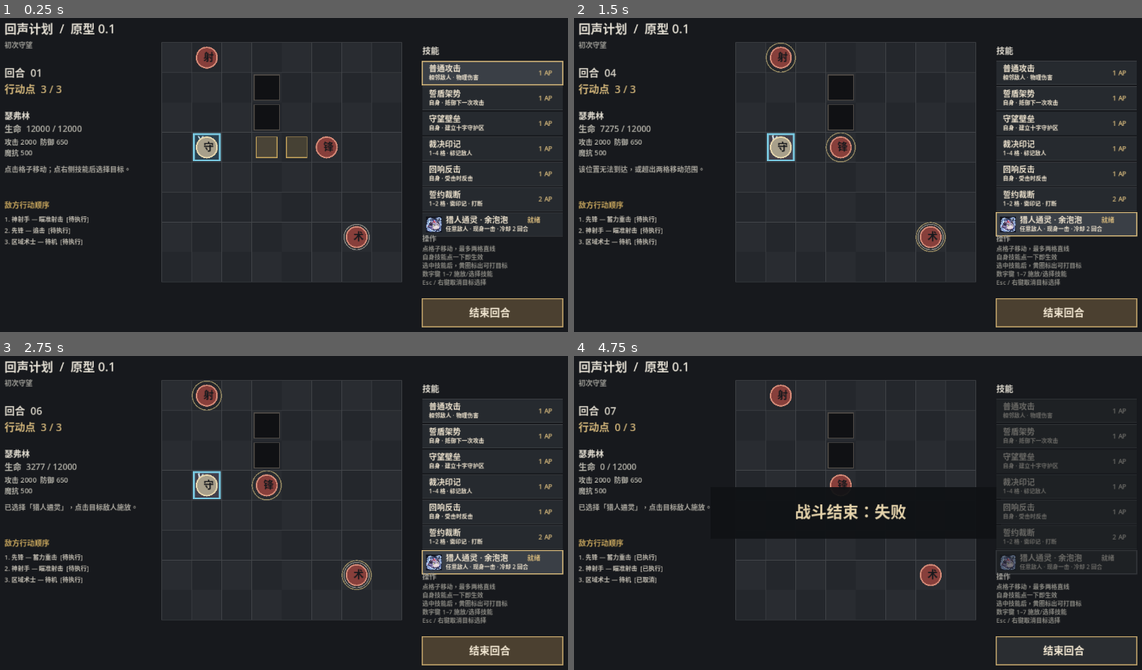
Above: before the commit, frames 1-4 (two rows, left to right).
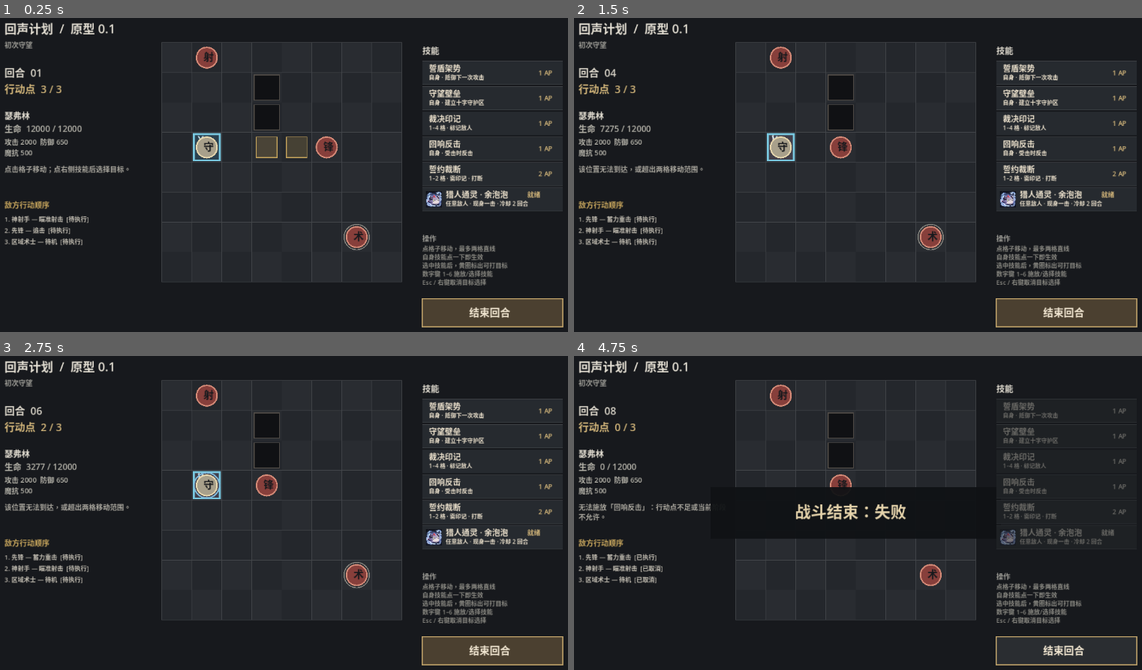
Above: after the commit, the same moments.

Repository: CWEAKLIGHT/echo-Brain
Game: Godot game, scene res://scenes/main/main.tscn
Two runs of this game, one before a commit and one after it. Both use one fixed random seed, a clock stepped at 60 frames per second and the inputs below.
Inputs (mouse positions are in pixels of both pictures, inside the frame that each line leads up to):
- Up to frame 1 (0.25 s): no input
- Up to frame 2 (1.5 s): tap Enter at 0.5 s; move the mouse to (988, 159) at 0.52 s; tap 7 at 0.6, 1.35 s; click (988, 159) at 0.67 s; tap Space at 0.77, 1.25 s; move the mouse to (733, 193) at 1.27 s; click (733, 193) at 1.42 s
- Up to frame 3 (2.75 s): tap Space at 1.52 s; tap Enter at 2 s; move the mouse to (340, 440) at 2.02 s; tap 1 at 2.1 s; click (340, 440) at 2.17 s; tap 7 at 2.3 s
- Up to frame 4 (4.75 s): tap Space at 2.75, 3.02, 3.77, 4.25, 4.52 s; move the mouse to (823, 582) at 2.77 s; tap 2 at 2.85 s; click (823, 582) at 2.92 s; tap 7 at 3.05, 3.8, 4.55 s; tap Enter at 3.5 s; move the mouse to (1034, 566) at 3.52 s; tap 3 at 3.6 s; click (1034, 566) at 3.67 s; move the mouse to (676, 465) at 4.27 s; tap 4 at 4.35 s; click (676, 465) at 4.42 s

The runs differ from the first frame. In frame 1, 2.6% of the frame differs, in the area x 74-100%, y 13-83%; in frame 2, 3.8%; in frame 3, 4.2%, in the area x 0-100%, y 7-83%; in frame 4, 2.0%.

Commit message:
Remove Sevrin basic attack from player skill controls

Diff:
--- a/scripts/ui/battle_view.gd
+++ b/scripts/ui/battle_view.gd
@@ -14,9 +14,8 @@
 const SKILL_BTN_STEP: float = 54.0
 
 ## Prototype skill bar. Self-target skills resolve on press; actor-target skills wait for confirmation.
-## Number keys 1–7 mirror the visible order.
+## Number keys 1–6 mirror the visible order; no default attack is selected.
 const SKILL_BAR := [
-	{"id": "attack", "name": "普通攻击", "hint": "相邻敌人 · 物理伤害", "cost": 1, "mode": "actor"},
 	{"id": "oathguard_stance", "name": "誓盾架势", "hint": "自身 · 抵御下一次攻击", "cost": 1, "mode": "self"},
 	{"id": "watchwall", "name": "守望壁垒", "hint": "自身 · 建立十字守护区", "cost": 1, "mode": "self"},
 	{"id": "judgment_mark", "name": "裁决印记", "hint": "1–4 格 · 标记敌人", "cost": 1, "mode": "actor"},
@@ -34,7 +33,7 @@
 
 var controller: BattleController
 var status_message: String = "点击格子移动；点右侧技能后选择目标。"
-var selected_skill: int = 0
+var selected_skill: int = -1
 
 
 func _ready() -> void:
@@ -270,7 +269,7 @@
 	draw_string(font, Vector2(SKILL_PANEL_X, hint_y + 22.0), "点格子移动，最多两格直线", HORIZONTAL_ALIGNMENT_LEFT, -1, 13, Color("#8c8b84"))
 	draw_string(font, Vector2(SKILL_PANEL_X, hint_y + 40.0), "自身技能点一下即生效", HORIZONTAL_ALIGNMENT_LEFT, -1, 13, Color("#8c8b84"))
 	draw_string(font, Vector2(SKILL_PANEL_X, hint_y + 58.0), "选中技能后，黄圈标出可打目标", HORIZONTAL_ALIGNMENT_LEFT, -1, 13, Color("#8c8b84"))
-	draw_string(font, Vector2(SKILL_PANEL_X, hint_y + 76.0), "数字键 1–7 施放/选择技能", HORIZONTAL_ALIGNMENT_LEFT, -1, 13, Color("#8c8b84"))
+	draw_string(font, Vector2(SKILL_PANEL_X, hint_y + 76.0), "数字键 1–6 施放/选择技能", HORIZONTAL_ALIGNMENT_LEFT, -1, 13, Color("#8c8b84"))
 	draw_string(font, Vector2(SKILL_PANEL_X, hint_y + 94.0), "Esc / 右键取消目标选择", HORIZONTAL_ALIGNMENT_LEFT, -1, 13, Color("#8c8b84"))
 
 
@@ -331,8 +330,6 @@
 				_on_skill_pressed(4)
 			KEY_6:
 				_on_skill_pressed(5)
-			KEY_7:
-				_on_skill_pressed(6)
 			KEY_ESCAPE:
 				_cancel_target_selection()
 			KEY_ENTER, KEY_SPACE:
@@ -343,10 +340,10 @@
 
 
 func _cancel_target_selection() -> void:
-	if selected_skill == 0:
-		return
-	selected_skill = 0
-	status_message = "已取消目标选择，当前默认普通攻击。"
+	if selected_skill < 0:
+		return
+	selected_skill = -1
+	status_message = "已取消目标选择。"
 	queue_redraw()
 
 
@@ -373,7 +370,8 @@
 	for actor_id in controller.actors:
 		var actor = controller.actors[actor_id]
 		if actor.team == "enemy" and actor.is_alive() and actor.cell == cell:
-			_use_skill_on(actor_id)
+			if selected_skill >= 0:
+				_use_skill_on(actor_id)
 			return
 
 	var path := _path_to_cell(controller.get_actor("sevrin").cell, cell)
@@ -391,7 +389,7 @@
 		return
 	var skill: Dictionary = SKILL_BAR[index]
 	if skill["mode"] == "self":
-		selected_skill = 0
+		selected_skill = -1
 		var cast_ok := false
 		match skill["id"]:
 			"oathguard_stance":
@@ -415,8 +413,6 @@
 	var skill: Dictionary = SKILL_BAR[selected_skill]
 	var cast_ok := false
 	match skill["id"]:
-		"attack":
-			cast_ok = controller.request_player_attack(actor_id)
 		"judgment_mark":
 			cast_ok = controller.request_judgment_mark(actor_id)
 		"oath_severance":
@@ -430,8 +426,6 @@
 
 	if cast_ok:
 		match skill["id"]:
-			"attack":
-				status_message = "普通攻击命中。"
 			"judgment_mark":
 				status_message = "裁决印记已施加，目标被标记。"
 			"oath_severance":
@@ -440,8 +434,6 @@
 				status_message = "猎人现身一击命中，未消耗行动点。"
 	else:
 		match skill["id"]:
-			"attack":
-				status_message = "攻击失败：目标需正交相邻，且需要 1 点行动点。"
 			"judgment_mark":
 				status_message = "裁决印记失败：目标需在 1–4 格内且视线无遮挡。"
 			"oath_severance":
